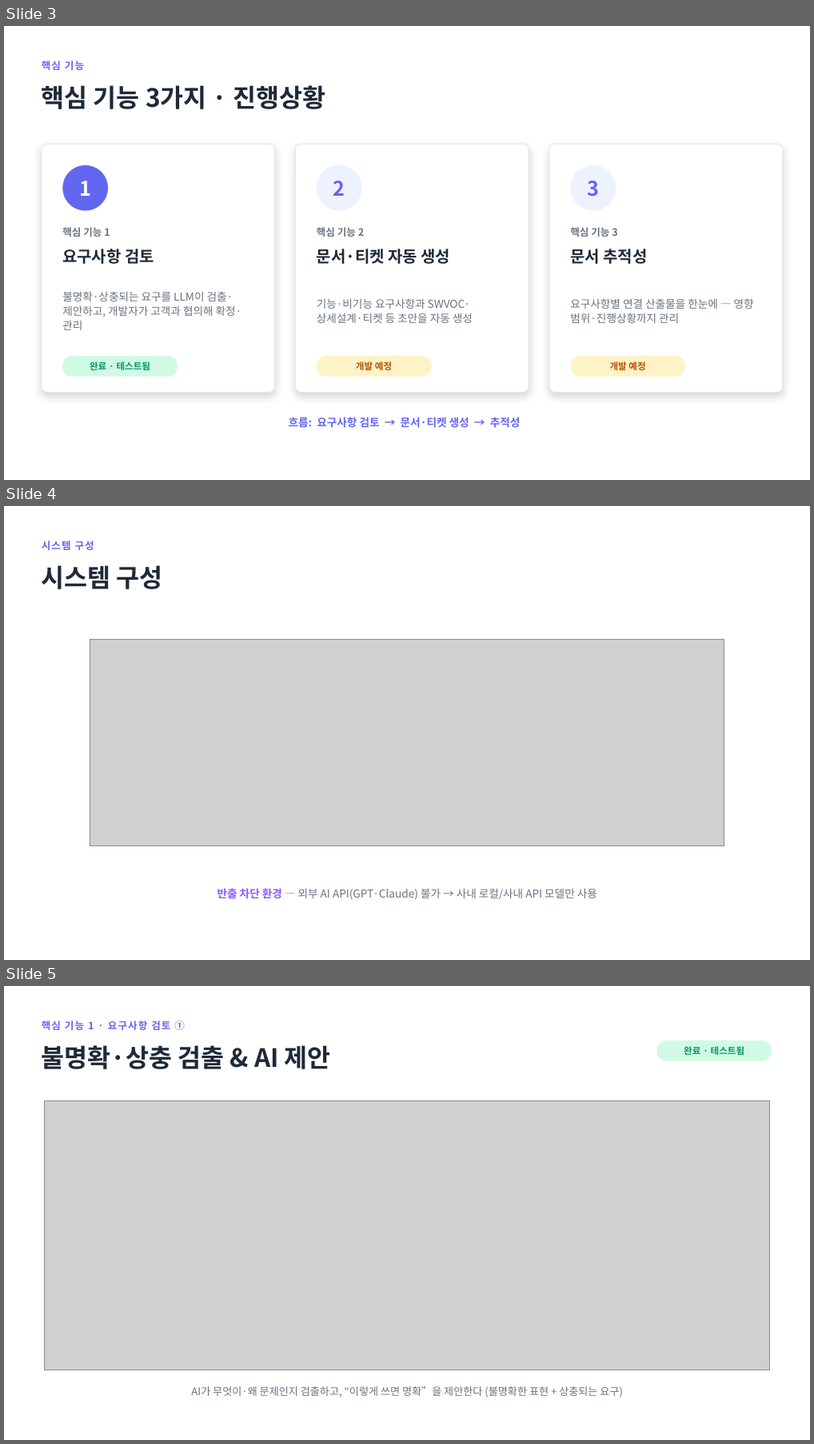
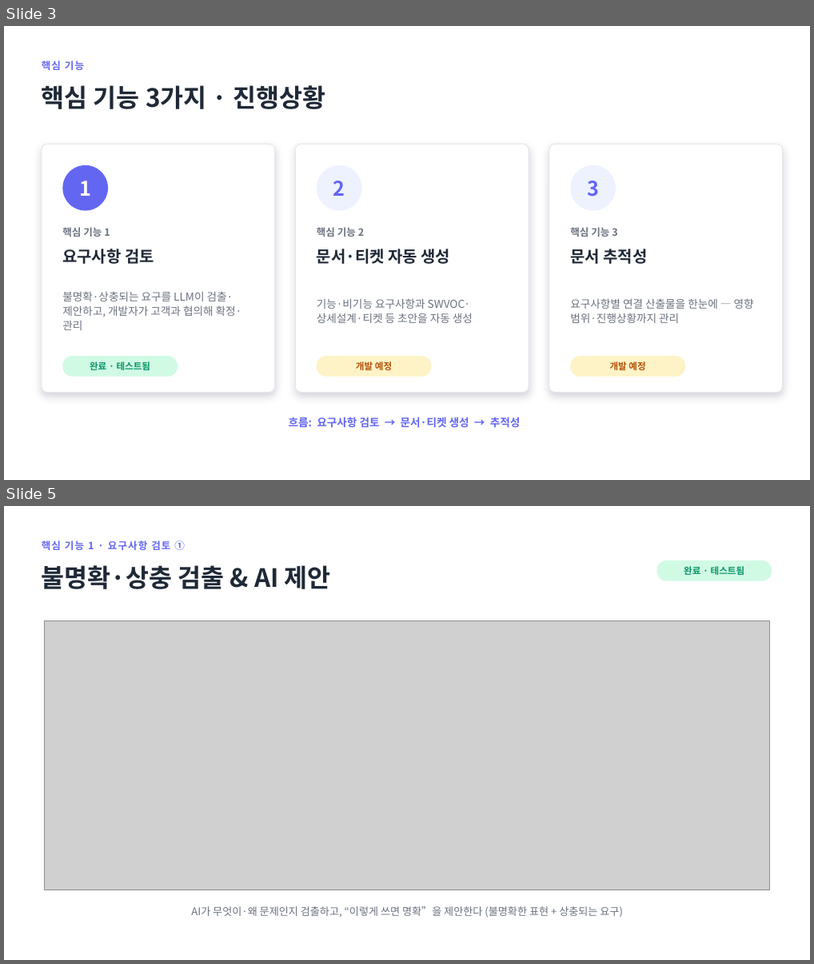
Before and after one commit to jihunhan98/semes-superrookie, a slide deck: docs/진행공유_요구사항자동화.pptx. Shown one above the other, each under a label of ours: slides 3, 4 and 5 before the commit, slides 3 and 5 after it; the slides between them are not shown. The pictures are 814x1444 and 814x964 pixels, drawn with LibreOffice and Linux fonts; fonts in the diff are those of the drawing; grey boxes stand for pictures. Boxes give left, top, right and bottom in pixels: in the first picture for what was removed or moved away, otherwise in the second. Text is boxed around its words. In the diff, an @@ line names an element or a change of style, - is before the commit and + after.

```diff
--- a/docs/진행공유_요구사항자동화.pptx
+++ b/docs/진행공유_요구사항자동화.pptx
@@ slide 4 removed at <box>4,506,810,960</box>, background #FFFFFF @@
@@ text removed at <box>42,540,94,550</box> @@
-시스템 구성
@@ text removed at <box>42,565,163,589</box> @@
-시스템 구성
@@ picture removed at <box>90,639,725,846</box> @@
@@ text removed at <box>218,888,598,900</box> @@
-반출 차단 환경 — 외부 AI API(GPT·Claude) 불가 → 사내 로컬/사내 API 모델만 사용
```
Also in this commit, not shown: 1 slide added, 3 other files.
